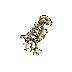
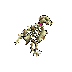
The second 72 × 72 image is a revision of the first. Changes to its layers:
painted on "teamcolor" over [38, 21, 44, 27]
added layer "Right Wing Flesh" above "Flesh" over [17, 25, 33, 43]
painted on "Flesh" over [20, 25, 48, 57]
painted on "Right Wing" over [14, 24, 36, 51]
painted on "Bones" over [21, 22, 47, 56]
painted on "Left Wing" over [42, 19, 51, 26]
